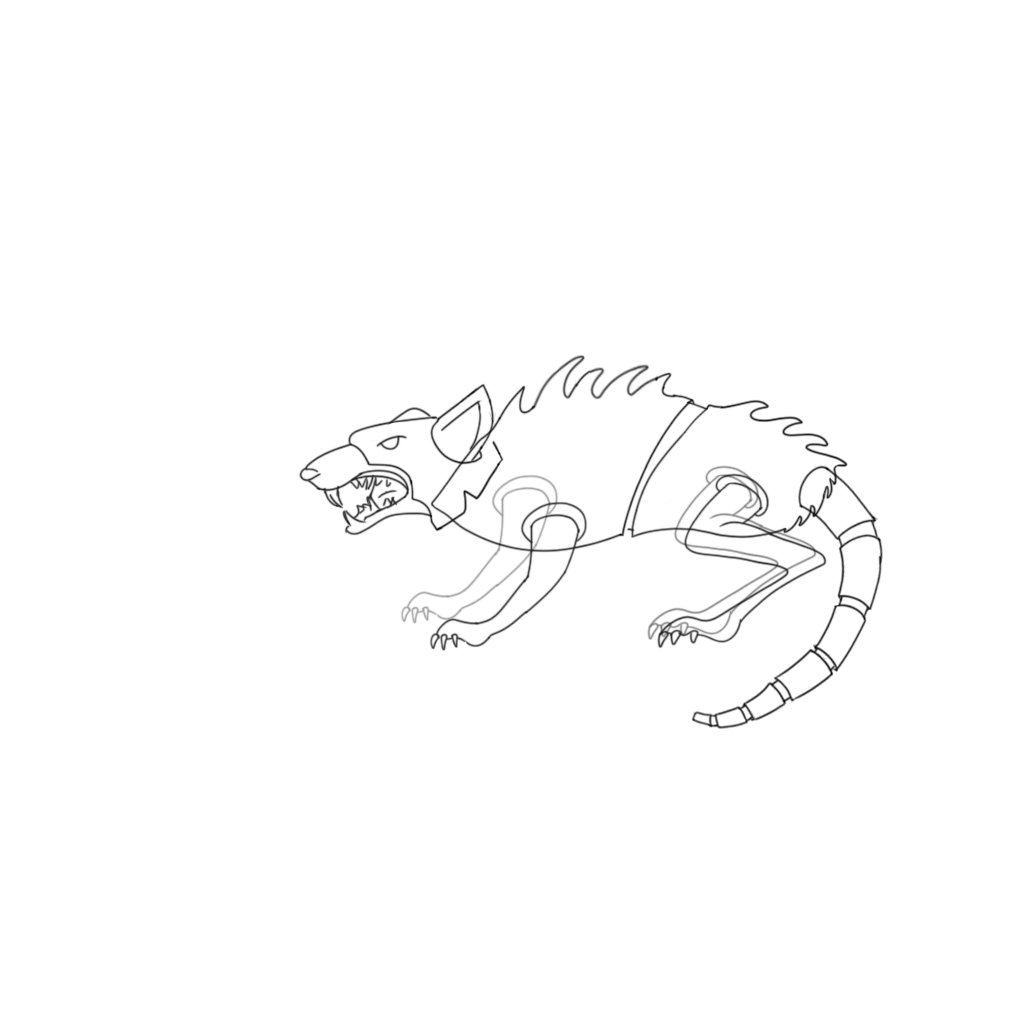
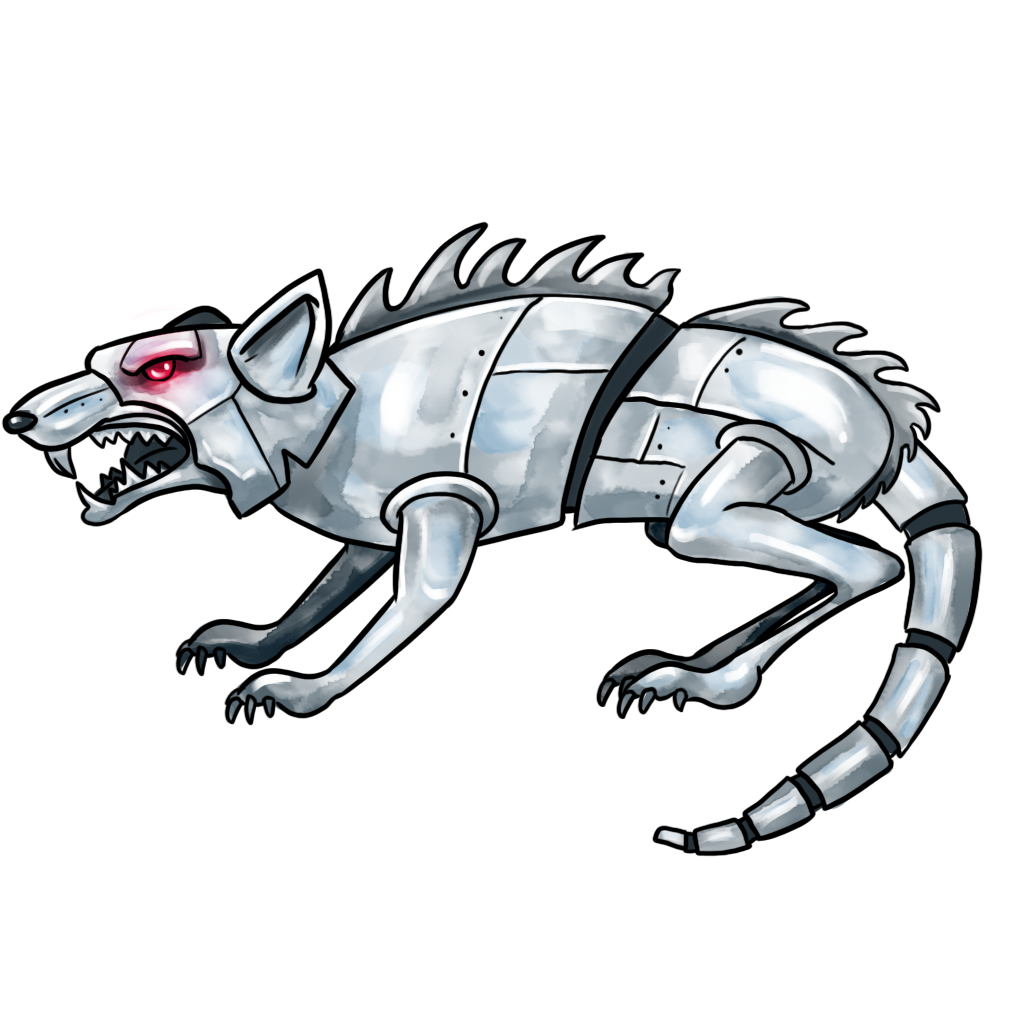
The second (1024, 1024) image is a revision of the first. Changes to its layers:
painted on "Head" over [1, 268, 504, 536]
painted on "ArmFrontLeft" over [224, 471, 588, 726]
painted on "LegFrontLeft" over [616, 419, 906, 720]
painted on "Body" over [227, 221, 941, 554]
moved "Tail" above "ArmBackRight", painted on it over [652, 407, 983, 857]
painted on "ArmBackRight" over [174, 421, 559, 677]
painted on "LegBackRight" over [596, 407, 886, 708]
hid "Background", painted on it over [1, 221, 983, 857]
